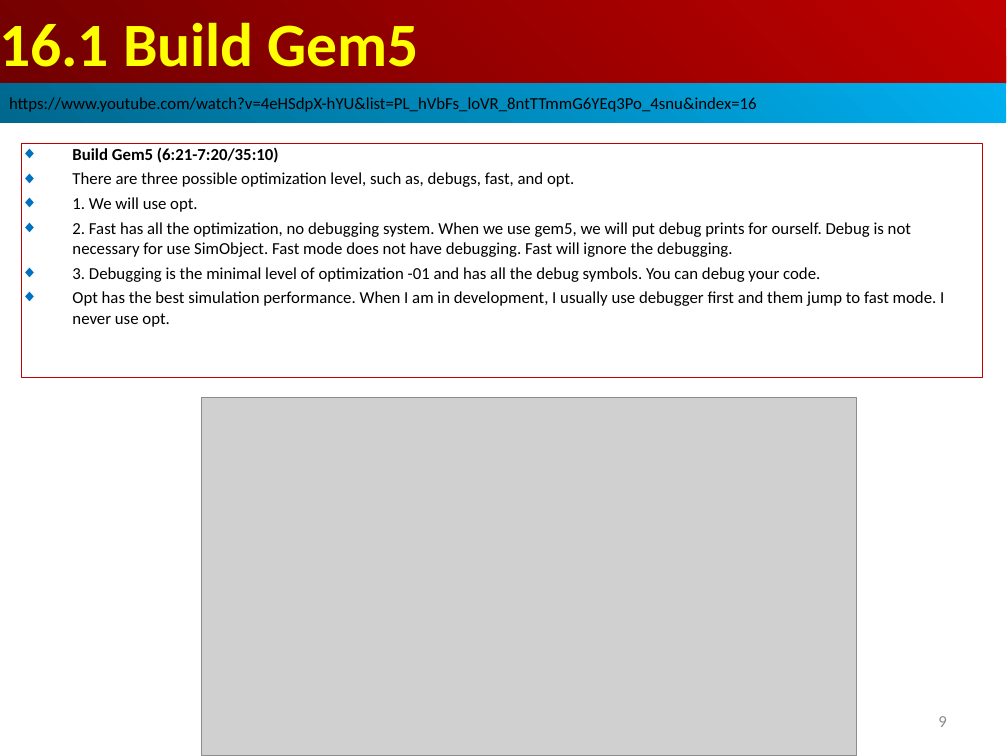
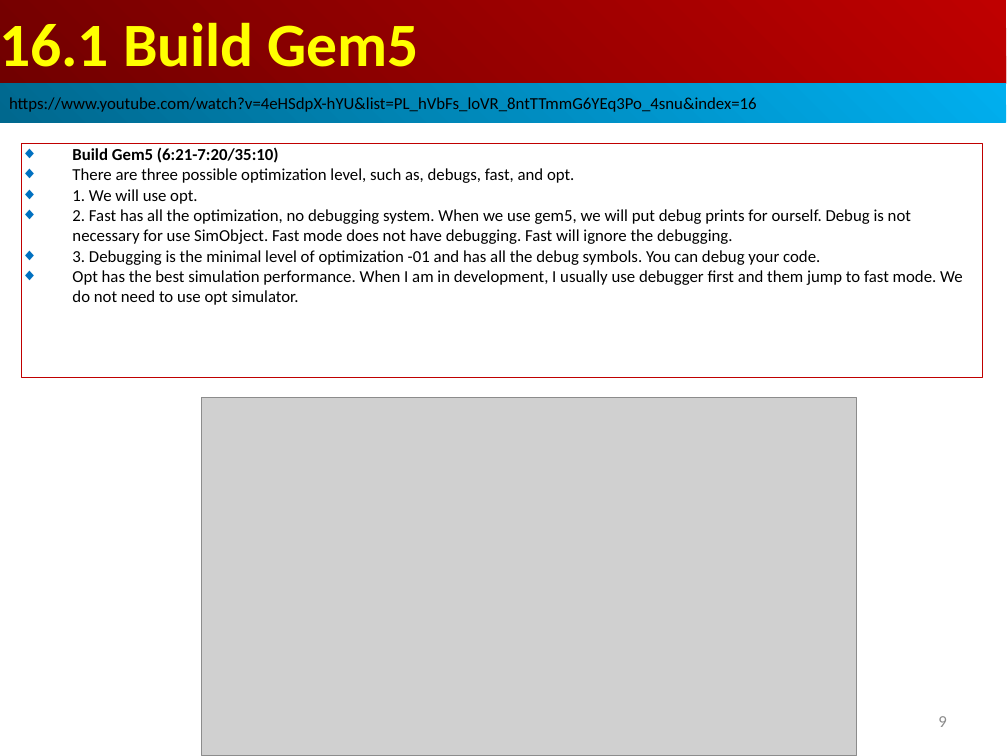
Before and after one commit to peterhchen/AIU_CS850_Gem5_McPAT, a slide deck: slide 9 of 050_Gem5/016.SimObj_01/000_Video/016.SimObj_01.ppt. Drawn at 1008x756 pixels with LibreOffice and Linux fonts; fonts in the diff are those of the drawing; grey boxes stand for pictures. Boxes give left, top, right and bottom in pixels: in the first picture for what was removed or moved away, otherwise in the second. Text is boxed around its words. In the diff, an @@ line names an element or a change of style, - is before the commit and + after.

```diff
--- a/050_Gem5/016.SimObj_01/000_Video/016.SimObj_01.ppt
+++ b/050_Gem5/016.SimObj_01/000_Video/016.SimObj_01.ppt
@@ text in rectangle at [72,147,911,265]: less space between paragraphs @@
@@ text in rectangle at [72,270,963,305]: text changed @@
-◆ Opt has the best simulation performance. When I am in development, I usually use debugger first and them jump to fast mode. I never use opt.
+◆ Opt has the best simulation performance. When I am in development, I usually use debugger first and them jump to fast mode. We do not need to use opt simulator.
```
Also in this commit, not shown: 2 other slides changed, 3 slides added.
